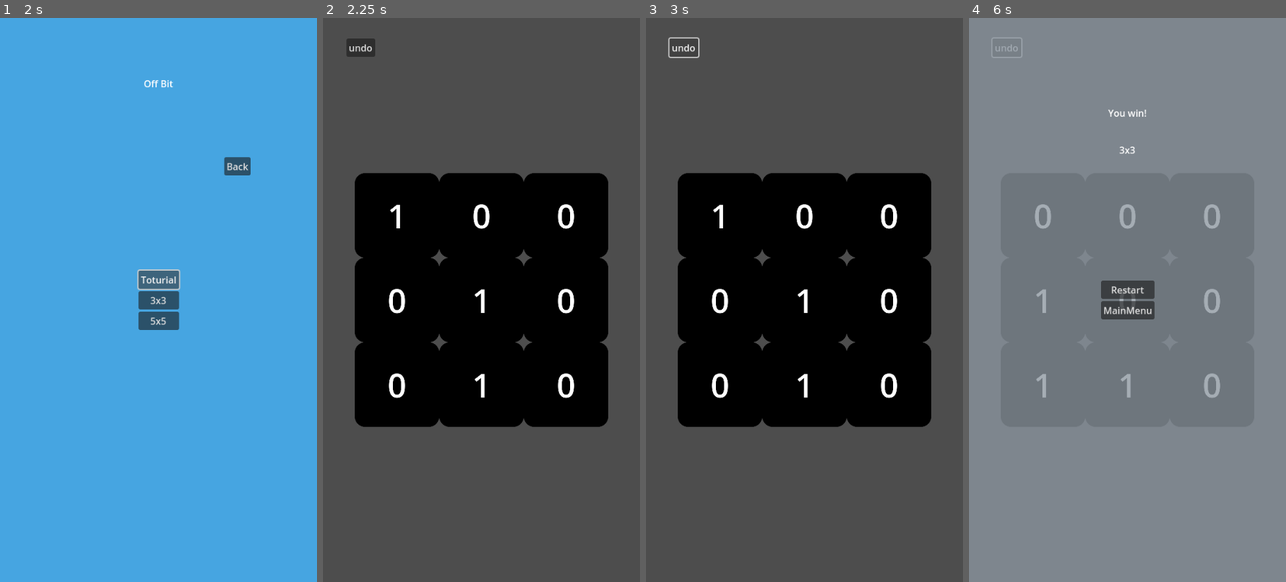
Above: before the commit, frames 1-4 (left to right).
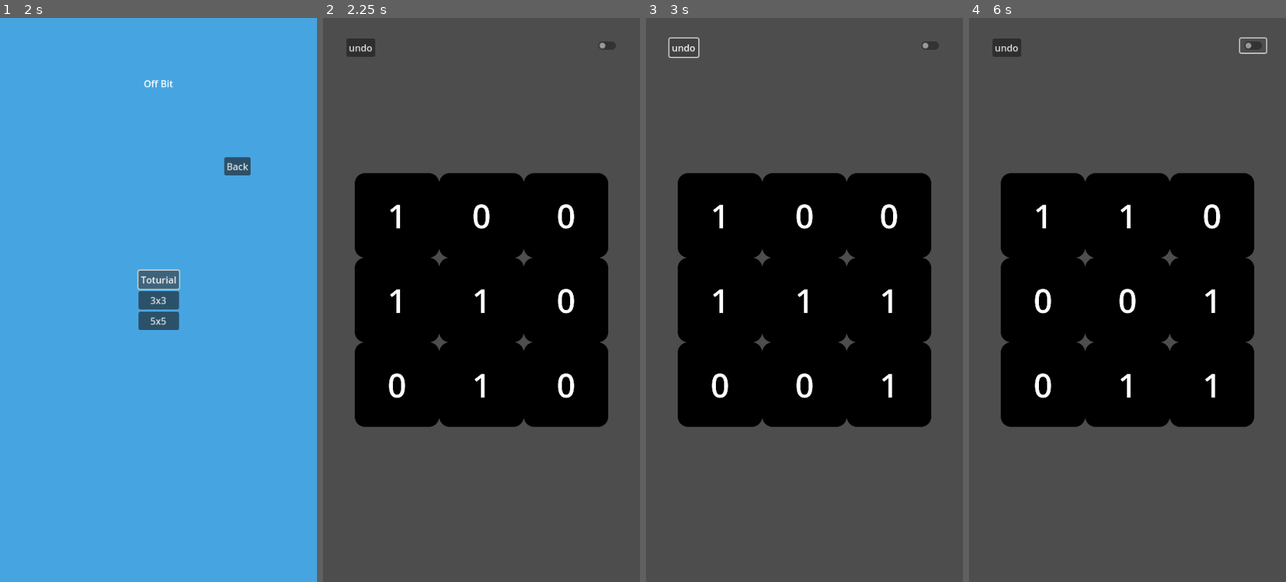
Above: after the commit, the same moments.

Repository: SytonK/off-bit
Game: Godot game, scene res://scenes/UI/menus/main menu/main_menu.tscn
Two runs of this game, one before a commit and one after it. Both use one fixed random seed, a clock stepped at 60 frames per second and the inputs below.
Inputs (mouse positions are in pixels of both pictures, inside the frame that each line leads up to; where the layout moved, square brackets give the same spot in the first picture):
- Up to frame 1 (2 s): click "Base mode" at 0.5 s; click "Toturial" at 1.25 s
- Up to frame 2 (2.25 s): click "3x3" at 2 s
- Up to frame 3 (3 s): click "undo" at 2.75 s
- Up to frame 4 (6 s): click (1254, 46) [1007, 46] at 3.5 s; tap Enter at 4.25, 5.75 s; drag from (1041, 215) to (1041, 384) at 4.27 s; tap Space at 5 s; drag from (1041, 300) to (1127, 215) at 5.02 s; move the mouse to (1041, 384) at 5.77 s; press the mouse at (1041, 384) at 5.78 s; hold Up (ui_up) from 5.78 s (still down); tap O at 5.85 s

Frame 1 is identical in both runs. In frame 2, 0.2% of the frame differs, in the area x 20-93%, y 4-53%; in frame 3, 0.7%; in frame 4, 100%, in the area x 0-100%, y 0-100%.

Commit message:
feat/init undo

Diff:
--- /dev/null
+++ b/scenes/UI/hint/hint.tscn
@@ -0,0 +1,10 @@
+[gd_scene load_steps=2 format=3 uid="uid://d3hmeoeneou1r"]
+
+[ext_resource type="Script" uid="uid://d2ygatcfq4i21" path="res://scripts/hint/hint.gd" id="1_q8gel"]
+
+[node name="Hint" type="CheckButton"]
+offset_right = 44.0
+offset_bottom = 24.0
+script = ExtResource("1_q8gel")
+
+[connection signal="pressed" from="." to="." method="_on_pressed"]
--- a/scenes/game/game.tscn
+++ b/scenes/game/game.tscn
@@ -1,8 +1,9 @@
-[gd_scene load_steps=4 format=3 uid="uid://c34b4psq5br4g"]
+[gd_scene load_steps=5 format=3 uid="uid://c34b4psq5br4g"]
 
 [ext_resource type="Script" uid="uid://bduq2gvjwcmfs" path="res://scripts/GameManager/game.gd" id="1_sul5r"]
 [ext_resource type="PackedScene" uid="uid://bdmbbe0nwcofr" path="res://scenes/UI/menus/win menu/win_menu.tscn" id="2_7h61r"]
 [ext_resource type="PackedScene" uid="uid://7a5agccxrnmc" path="res://scenes/UI/undo/undo.tscn" id="3_0sr1o"]
+[ext_resource type="PackedScene" uid="uid://d3hmeoeneou1r" path="res://scenes/UI/hint/hint.tscn" id="3_kelw5"]
 
 [node name="Game" type="Node2D"]
 script = ExtResource("1_sul5r")
@@ -15,5 +16,11 @@
 offset_right = 89.0
 offset_bottom = 66.0
 
+[node name="Hint" parent="CanvasLayer" instance=ExtResource("3_kelw5")]
+offset_left = 462.0
+offset_top = 35.0
+offset_right = 506.0
+offset_bottom = 59.0
+
 [node name="WinMenu" parent="." instance=ExtResource("2_7h61r")]
 visible = false
--- a/scripts/GameManager/game.gd
+++ b/scripts/GameManager/game.gd
@@ -5,12 +5,16 @@
 
 @onready var win_menu: CanvasLayer = $WinMenu
 @onready var undo: Undo = $CanvasLayer/Undo
+@onready var hint: Hint = $CanvasLayer/Hint
 
 var grid: Grid
 
 func _ready() -> void:
 	_init_grid()
 	undo.grid = grid
+	hint.grid = grid
+
+	grid.generate_pattern()
 
 func _init_grid() -> void:
 	grid = Grid.new()
--- a/scripts/grid/grid.gd
+++ b/scripts/grid/grid.gd
@@ -4,6 +4,7 @@
 
 signal win
 signal pressed(index: Vector2i)
+signal cycle(index: Vector2i, is_undo: bool)
 
 @export var height: int = 3
 @export var width: int = 3
@@ -16,7 +17,6 @@
 	Cell.modulo = modulo
 
 	_init_grid()
-	_generate_pattern()
 
 
 func _init_grid() -> void:
@@ -45,6 +45,8 @@
 func cycle_cells(index: Vector2i, is_undo: bool = false) -> void:
 	assert(index.x >= 0 && index.x < width && index.y >= 0 && index.y < height)
 
+	cycle.emit(index, is_undo)
+
 	_cycle_cell(index, is_undo)
 	if index.x > 0:
 		_cycle_cell(index + Vector2i(-1,0), is_undo)
@@ -57,14 +59,14 @@
 
 	_check_win()
 
-func _generate_pattern() -> void:
+func generate_pattern() -> void:
 	for x in width:
 		for y in height:
 			var rand_amount_of_presses: int = randi_range(0, modulo -1)
 			for i in rand_amount_of_presses:
 				_on_cell_pressed(Vector2i(x,y))
 	if num_of_on_bits == 0:
-		_generate_pattern()
+		generate_pattern()
 
 
 func _cycle_cell(index: Vector2i, is_undo: bool = false) -> void:
--- /dev/null
+++ b/scripts/hint/hint.gd
@@ -0,0 +1,23 @@
+class_name Hint extends CheckButton
+
+var grid: Grid: set = _set_grid
+
+var presses: Array[Array] #Array[Array[int]]
+
+func init_pressed() -> void:
+	presses.resize(grid.width)
+	for x in grid.width:
+		presses[x].resize(grid.height)
+		for y in grid.height:
+			presses[x][y] = 0
+
+func pressed(index: Vector2i, is_undo: bool = false) ->  void:
+	assert(index.x >= 0 && index.x < grid.width && index.y >= 0 && index.y < grid.height)
+
+	var value_to_add: int = -1 if is_undo else 1
+	presses[index.x][index.y] = posmod(presses[index.x][index.y] + value_to_add, grid.modulo)
+
+func _set_grid(new_grid: Grid) -> void:
+	grid = new_grid
+	init_pressed()
+	grid.cycle.connect(pressed)
Not shown, added: scripts/hint/hint.gd.uid
